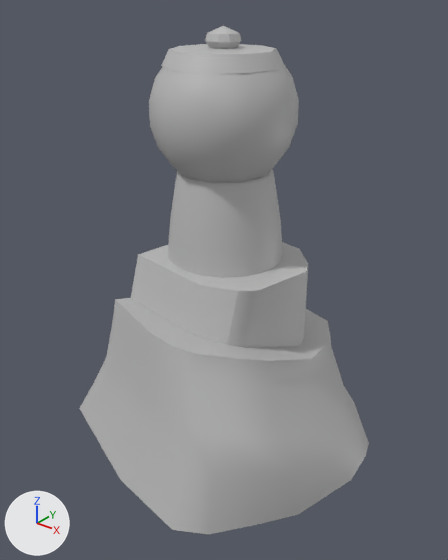
A saved change to the FBX model Violetta/Assets/Models/Pistas/Doceria da Violeta/Violetta_Canion.fbx.
Camera for both pictures: a 50 mm lens placed at (0.827, -0.557, 0.256), pointed at (0.471, -0.112, -0.02). The lights are fixed; the arrows at lower left show +X, +Y and +Z. Where no turn or scale is listed for an object, it has been applied to the vertices.

Before the edit, the objects in view are built like this:
```python
me_mesh = bpy.data.meshes.new('Mesh')
me_mesh.from_pydata(...)  # 327 vertices, 286 faces; spans x -0.164..0.153, y -0.145..0.146, z -0.217..0.217
me_mesh.materials.append(mat_violetta_canion)  # grey #bcbcbc
ob_violetta_baleiro_1 = bpy.data.objects.new('Violetta_Baleiro_1', me_mesh)
ob_violetta_baleiro_1.location = (0.469, -0.107, 0.0)
```
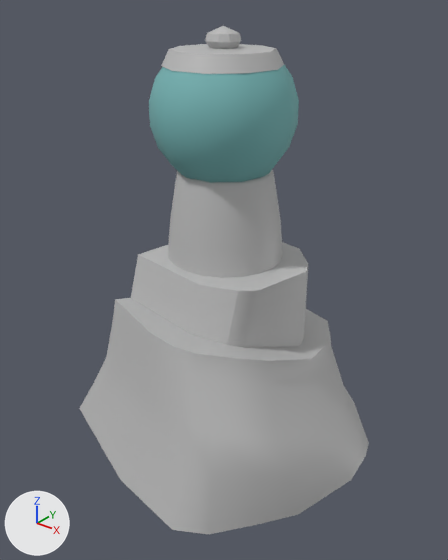
Where the newer file only moved an object's origin or applied its transform, the numbers keep the older frame.

Pixel boxes (x1, y1, x2, y2) of what changed, in the pictures (448 x 560 px):
part 1 of me_mesh, recoloured (grey to cyan): (149, 65, 299, 183) in both

The edits, one by one:
Material 'Vidro' (mat_vidro) is new.
Its base color is (0.184, 0.463, 0.463) (cyan #77b5b5).
Its roughness is 0.749.
me_mesh has 327 vertices, 286 faces and spans x -0.164..0.153, y -0.145..0.146, z -0.217..0.217.
me_mesh is used by ob_violetta_baleiro_1; location (0.469, -0.107, 0.0).
me_mesh part 1: 70 of the faces centred in x -0.093..0.042, y -0.038..0.099, z 0.069..0.181 switch from mat_violetta_canion (grey #bcbcbc) to mat_vidro (cyan #77b5b5).
